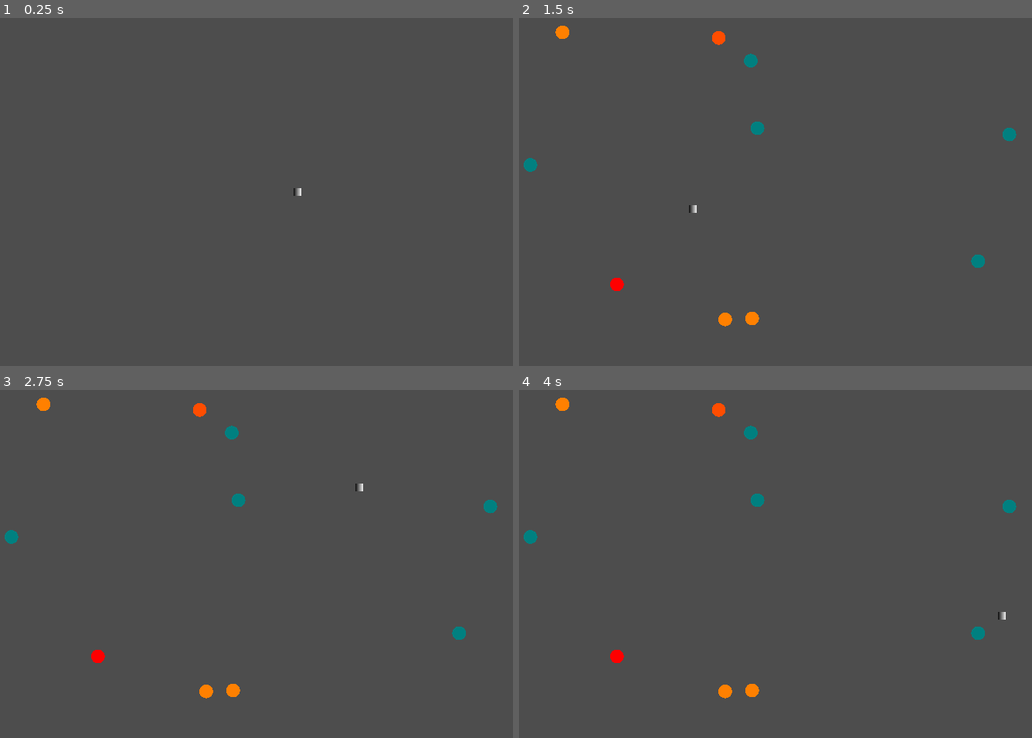
Above: before the commit, frames 1-4 (two rows, left to right).
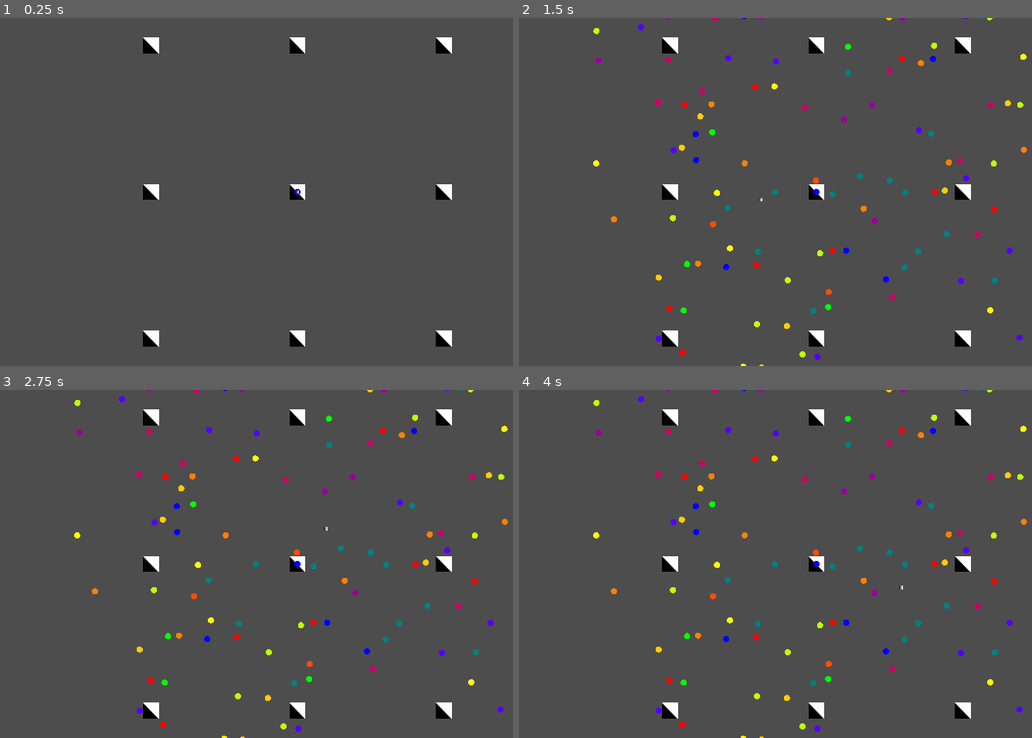
Above: after the commit, the same moments.

Repository: everett-ripley/Colour-Cascade-Game
Game: Godot game, scene res://Scenes/game_scene.tscn
Two runs of this game, one before a commit and one after it. Both use one fixed random seed, a clock stepped at 60 frames per second and the inputs below. The project has no main scene, so this scene is started directly.
Inputs (mouse positions are in pixels of both pictures, inside the frame that each line leads up to):
- Up to frame 1 (0.25 s): no input
- Up to frame 2 (1.5 s): tap Enter at 0.5 s; move the mouse to (949, 174) at 0.52 s; click (949, 174) at 0.6 s; tap Space at 1.25 s; move the mouse to (693, 209) at 1.27 s; right-click (693, 209) at 1.35 s
- Up to frame 3 (2.75 s): tap Enter at 2 s; move the mouse to (359, 487) at 2.02 s; click (359, 487) at 2.1 s
- Up to frame 4 (4 s): tap Space at 2.75 s; move the mouse to (785, 633) at 2.77 s; right-click (785, 633) at 2.85 s; tap Enter at 3.5 s; move the mouse to (1001, 616) at 3.52 s; click (1001, 616) at 3.6 s

The runs differ from the first frame. In frame 1, 1.3% of the frame differs, in the area x 27-89%, y 5-95%; in frame 2, 3.7%; in frame 3, 3.7%, in the area x 0-100%, y 0-100%; in frame 4, 3.7%.

Commit message:
Improved chunk system and fixed connection mouse tracking
The chunk generator is now properly centered.
The middle chunk will delete any node too close to (0,0), since that's where the starting node goes.
Chunks now keep track of their colour nodes, and this information can be called by the level.
Chunks now have a minimum node amount, and will retry generation with a new seed if the last generation didn't yield enough nodes.

Connections now track the mouse node, rather than the actual mouse. There were some issues with the previous system (like calling the viewport more than necessary and not working in full screen).

Diff:
--- a/Scenes/chunk.gd
+++ b/Scenes/chunk.gd
@@ -6,8 +6,10 @@
 @export var y_units : int = 20
 @export var frequency : float = 1.5
 @export var shift_randomness : float = 15.0
+@export var minimum_nodes : int = 8
 @onready var colour_node_scene := preload("res://Scenes/colour_node.tscn")
 
+var colour_nodes : Array[ColourNode]
 var rng = RandomNumberGenerator.new()
 var noise = FastNoiseLite.new()
 
@@ -17,6 +19,7 @@
 	rng.randomize()
 	noise.seed = randi()
 	noise.fractal_octaves = 8
+	noise.fractal_lacunarity = 10
 	generate_nodes()
 
 func generate_nodes()->void:
@@ -30,3 +33,24 @@
 				add_child(new_node)
 				var randomness : Vector2 = Vector2(randf_range(-1*shift_randomness, shift_randomness),randf_range(-1*shift_randomness, shift_randomness))
 				new_node.position = Vector2(x,y) * unit_size + randomness + offset
+				colour_nodes.append(new_node)
+
+	if len(colour_nodes) < minimum_nodes:
+		for i in colour_nodes:
+			i.queue_free()
+		colour_nodes = []
+		rng.randomize()
+		noise.seed = randi()
+		generate_nodes()
+
+
+	if global_position == Vector2.ZERO:
+		for node in colour_nodes:
+			var pos: Vector2 = node.global_position
+			if -5 < pos.x and pos.x < 5:
+				if -5 < pos.y and pos.x < 5:
+					var index : int = colour_nodes.find(node)
+					colour_nodes.remove_at(index)
+					node.queue_free()
+
+	print(len(colour_nodes))
--- a/Scenes/chunk.tscn
+++ b/Scenes/chunk.tscn
@@ -1,10 +1,21 @@
-[gd_scene load_steps=2 format=3 uid="uid://fmhokpdtyr1q"]
+[gd_scene load_steps=4 format=3 uid="uid://fmhokpdtyr1q"]
 
 [ext_resource type="Script" path="res://Scenes/chunk.gd" id="1_igngr"]
+
+[sub_resource type="Gradient" id="Gradient_a1opq"]
+offsets = PackedFloat32Array(0, 0.0840336)
+
+[sub_resource type="GradientTexture2D" id="GradientTexture2D_xaewt"]
+gradient = SubResource("Gradient_a1opq")
+fill_from = Vector2(0.452991, 0.529915)
 
 [node name="Chunk" type="Node2D"]
 script = ExtResource("1_igngr")
 unit_size = 60.0
 x_units = 10
 y_units = 10
-frequency = 1.155
+frequency = 1.35
+
+[node name="DebugSprite" type="Sprite2D" parent="."]
+z_index = -2
+texture = SubResource("GradientTexture2D_xaewt")
--- a/Scenes/connection.gd
+++ b/Scenes/connection.gd
@@ -2,7 +2,9 @@
 extends Node2D
 
 @onready var line := $Line2D
-@onready var view_port := get_viewport()
+#@onready var view_port := get_viewport()
+#@onready var camera: Camera2D = get_viewport().get_camera_2d()
+#@onready var window_size : Vector2 = get_viewport().get_window().size
 @onready var detector := $Detector
 @onready var gradient = preload("res://Materials/connection_gradient.tres")
 var parent_node : ColourNode
@@ -18,7 +20,7 @@
 
 
 func _process(delta):
-	line.points[1] = to_local(view_port.get_mouse_position())
+	line.points[1] = to_local(mouse.global_position)#view_port.get_mouse_position() + (camera.global_position - window_size/2)
 	detector.position = line.points[1]
 	if Input.is_action_just_pressed("LMB") and target_node != null and target_node != parent_node and target_node.state != target_node.states.active:
 		make_connection()
--- a/Scenes/game_scene.gd
+++ b/Scenes/game_scene.gd
@@ -22,11 +22,12 @@
 
 
 func generate_map():
-	var offset :Vector2 = -1 * initial_size * Vector2(chunk_width, chunk_height) / 2
+	var offset :Vector2 = -1 * Vector2(chunk_width, chunk_height)
 	for y in initial_size:
 		for x in initial_size:
 			var pos : Vector2 = Vector2(x * chunk_width,y * chunk_height) + offset
 			add_chunk(pos)
+
 
 func expand_edges():
 	pass
--- a/Scenes/game_scene.tscn
+++ b/Scenes/game_scene.tscn
@@ -1,7 +1,8 @@
-[gd_scene load_steps=3 format=3 uid="uid://bghku48fyicmo"]
+[gd_scene load_steps=4 format=3 uid="uid://bghku48fyicmo"]
 
 [ext_resource type="PackedScene" uid="uid://x5c3f3gcbemu" path="res://Scenes/mouse.tscn" id="1_1ra2c"]
 [ext_resource type="Script" path="res://Scenes/game_scene.gd" id="1_8w70b"]
+[ext_resource type="PackedScene" uid="uid://08e5m5y4eibo" path="res://Scenes/colour_node.tscn" id="1_hvmow"]
 
 [node name="GameScene" type="Node2D"]
 script = ExtResource("1_8w70b")
@@ -10,3 +11,7 @@
 camera = NodePath("../Camera2D")
 
 [node name="Camera2D" type="Camera2D" parent="."]
+zoom = Vector2(0.455, 0.455)
+
+[node name="StartingNode" parent="." instance=ExtResource("1_hvmow")]
+starting_node = true
--- a/Scenes/mouse.gd
+++ b/Scenes/mouse.gd
@@ -8,7 +8,7 @@
 
 func _ready():
 	window_size = viewport.get_visible_rect().size
-	print(window_size)
+
 
 func _process(delta):
 	global_position = viewport.get_mouse_position() + (camera.global_position - window_size/2)
